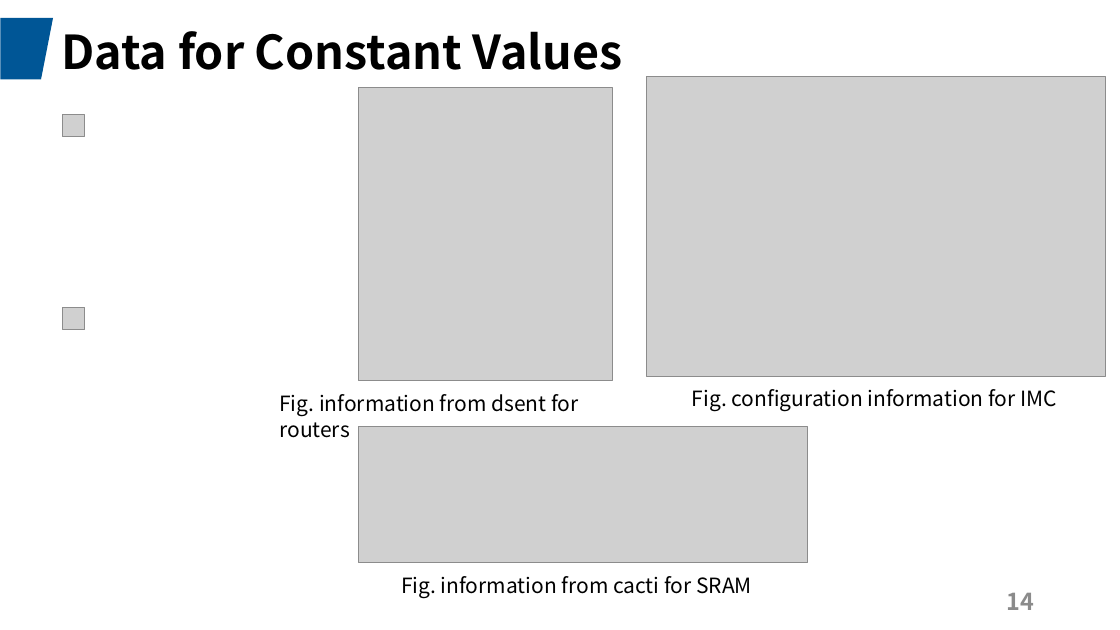
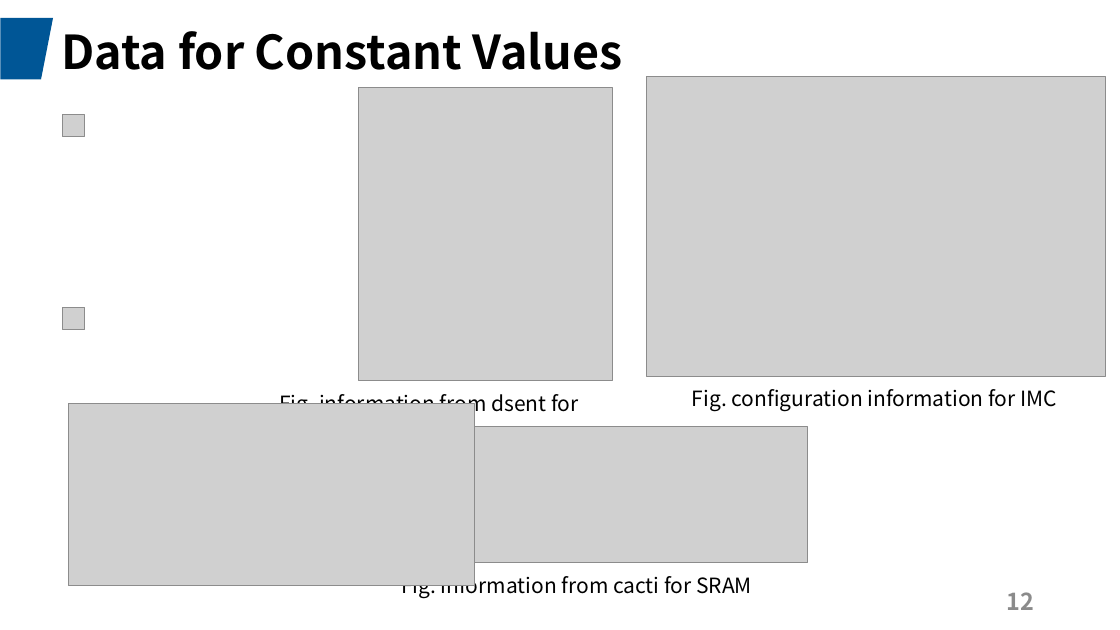
Before and after one commit to JadeQiong/DSE, a slide deck: slide 12 of 组会3.3.pptx (slide 14 before the commit). Drawn at 1120x630 pixels with LibreOffice and Linux fonts; fonts in the diff are those of the drawing; grey boxes stand for pictures. Boxes give left, top, right and bottom in pixels: in the first picture for what was removed or moved away, otherwise in the second. Text is boxed around its words. In the diff, an @@ line names an element or a change of style, - is before the commit and + after.

```diff
--- a/组会3.3.pptx
+++ b/组会3.3.pptx
@@ picture added at [68,404,474,586] @@
@@ page number at [1007,592,1035,610]: text changed @@
-14
+12
```
Also in this commit, not shown: 2 slides added, 1 slide removed, 2 other files.
